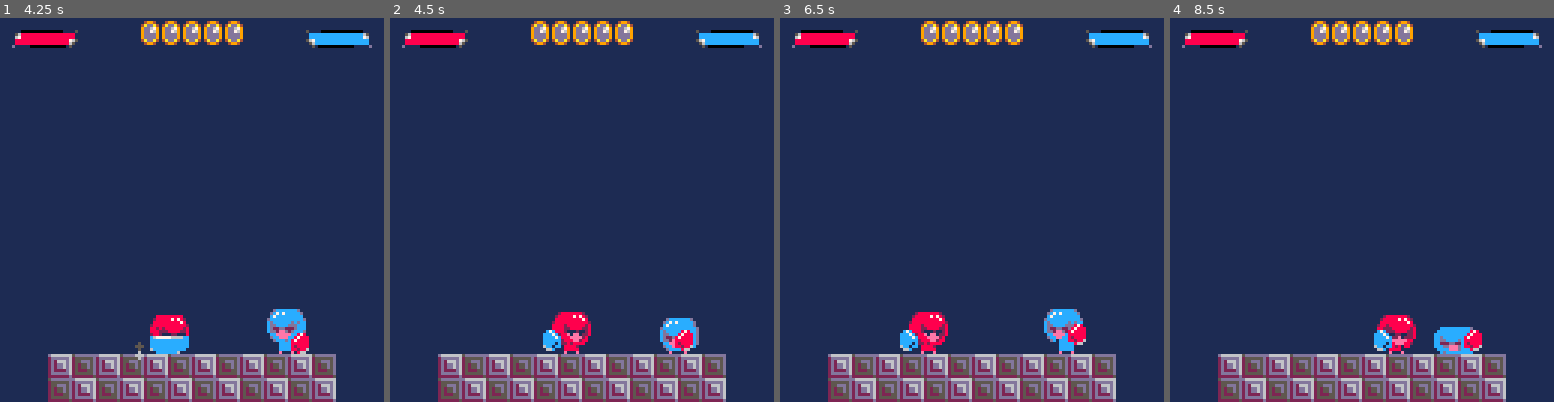
Above: before the commit, frames 1-4 (left to right).
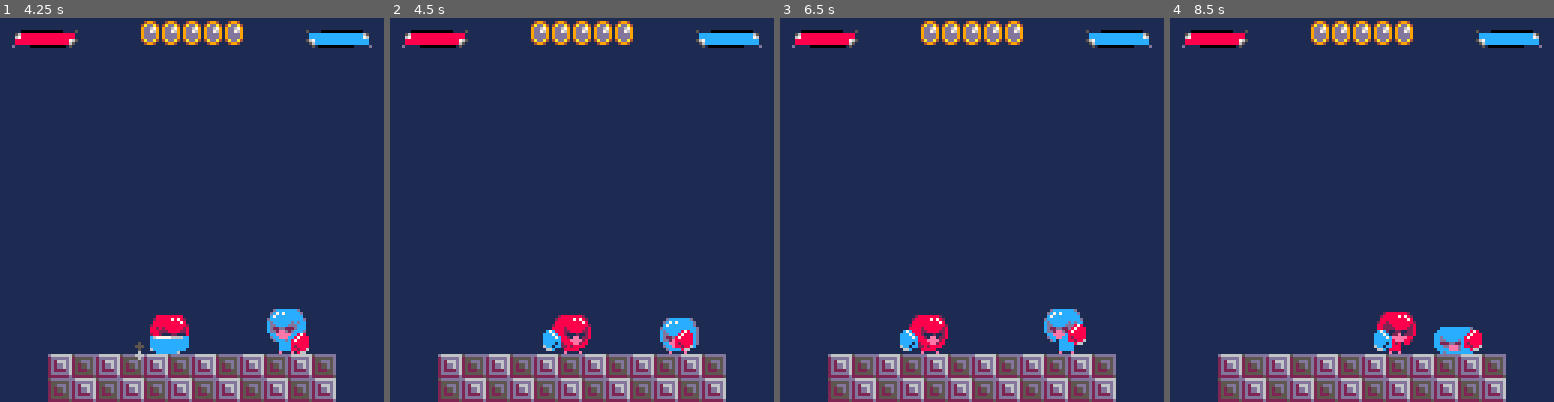
Above: after the commit, the same moments.

Repository: davidjtferguson/dancejab
Game: PICO-8 cartridge jab.p8
The game is run twice, just before and just after one commit, with the same random seed, the same clock (stepped at 60 frames per second) and the same inputs.
Inputs:
- Up to frame 1 (4.25 s): tap X (X key) at 0.33, 1.07, 1.85, 2.97, 4.08 s; tap O (Z key) at 0.7, 1.7, 2.1, 2.5, 2.9, 3.3, 3.7, 4.1 s; hold Right 1.6-2.1 s; hold Up 2.15-2.42 s; hold Right 2.47-3.03 s; hold Left 3.08-3.58 s; hold Down 3.63-3.97 s; hold Right from 4.02 s (still down)
- Up to frame 2 (4.5 s): keep holding Right
- Up to frame 3 (6.5 s): tap O (Z key) every 0.4 s from 4.5 to 6.1 s; release Right at 4.68 s; hold Up 4.73-5.03 s; hold Left 5.08-5.68 s; tap X (X key) at 5.2, 6.32 s; hold Down 5.73-6.03 s; hold Right from 6.08 s (still down)
- Up to frame 4 (8.5 s): tap O (Z key) every 0.4 s from 6.5 to 8.1 s; release Right at 6.58 s; hold Right 6.63-7.13 s; hold Up 7.18-7.45 s; tap X (X key) at 7.43 s; hold Right 7.5-8.07 s; hold Left from 8.12 s (still down)

Frame 1 is identical in both runs. In frame 2, 0.4% of the frame differs, in the area x 42-53%, y 76-88%; in frame 3, 0.4%; in frame 4, 0.4%.

Commit message:
players stop on eachother on walking

Diff:
--- a/jab.p8
+++ b/jab.p8
@@ -85,6 +85,7 @@
   animclankrecoil=createanim(106),
   animuptaunt=createanim(68),
   animdowntaunt=createanim(64),
+  animstoponother=createanim(5),
 
   hitpoints=maxhitpoints,
 
@@ -365,24 +366,6 @@
 
   for box in all(hitboxes) do
    updatehitbox(box)
-  end
-
-  if aabbcollision(
-     globalbox(p1,p1.pushbox),
-     globalbox(p2,p2.pushbox))
-  then
-   sfx(11)
-
-   --if -1
-   -- flips velocity, so walking
-   -- is strong against dashing
-   -- at gaining space.
-   p1.xvel*=p1.xcollisionmult
-   p2.xvel*=p2.xcollisionmult
-
-   --bounce off eachother
-   p1.xvel-=0.5
-   p2.xvel+=0.5
   end
  end
 
@@ -621,6 +604,25 @@
   av.xvel=0
  end
 
+ --collide with eachother
+ nextxposbox=globalbox(av,av.pushbox)
+ nextxposbox.x+=av.xvel
+
+ if aabbcollision(
+    nextxposbox,
+    globalbox(av.oav,av.oav.pushbox))
+ then
+  --dashing into someone makes you bounce off
+  -- so walking is strong against dashing
+  if av.state=="dash" then
+   av.xvel*=av.xcollisionmult
+   sfx(11)
+  else
+   av.xvel=0
+   av.anim=av.animstoponother
+  end
+ end
+
  av.x+=av.xvel
  av.y+=av.yvel
 end
@@ -637,9 +639,9 @@
 
 function facingforward(av)
  if (not av.flipped and
-    av.xvel>0) or
+    av.xvel>=0) or
     (av.flipped and
-    av.xvel<0) then
+    av.xvel<=0) then
   return true
  else
   return false
